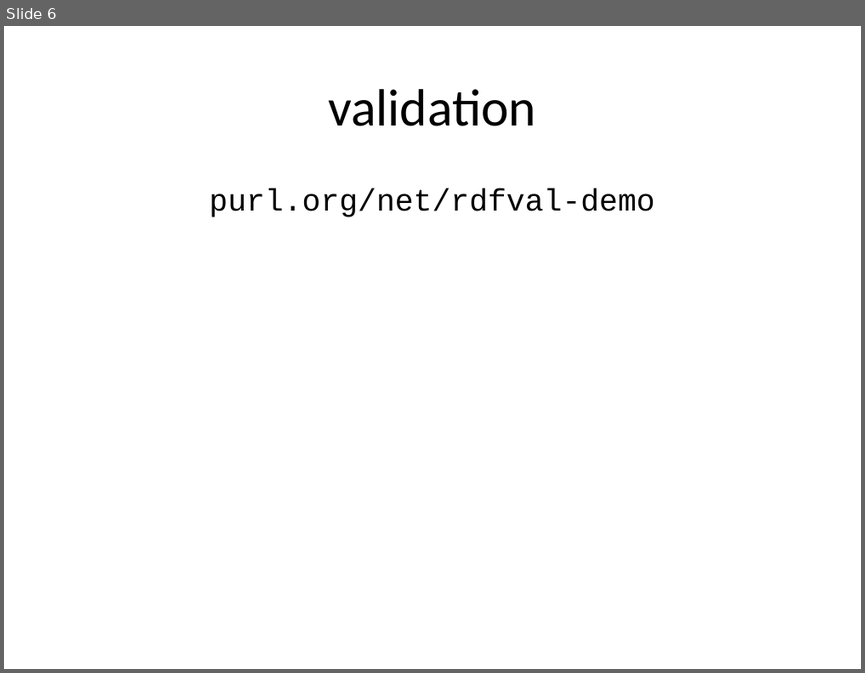
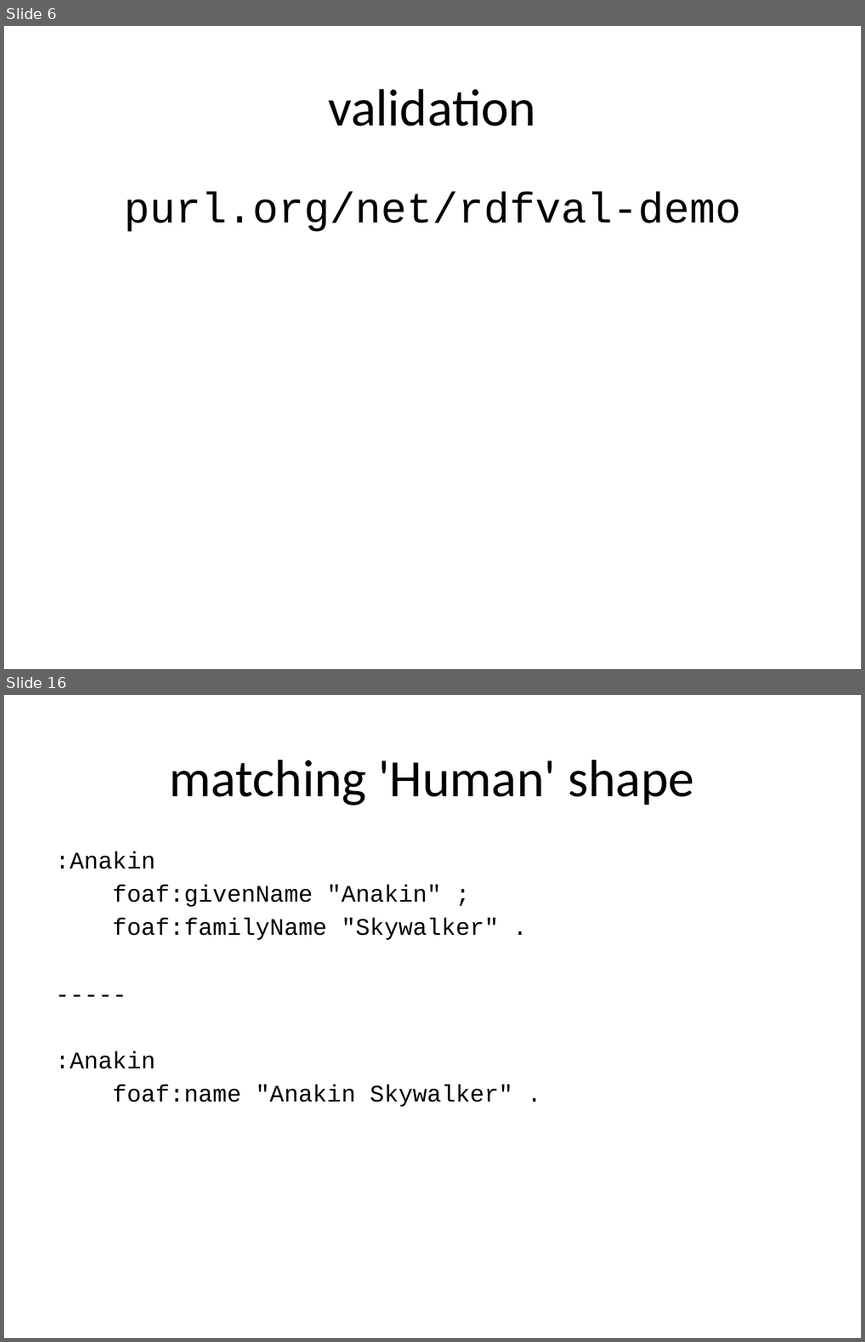
Before and after one commit to boschthomas/rdf-validation-research, a slide deck: presentations/Tutorial Thomas Bosch (DC 2014).pptx. Shown one above the other, each under a label of ours: slide 6 before the commit, slides 6 and 16 after it; the slides between them are not shown. The pictures are 865x673 and 865x1342 pixels, drawn with LibreOffice and Linux fonts; fonts in the diff are those of the drawing. Boxes give left, top, right and bottom in pixels: in the first picture for what was removed or moved away, otherwise in the second. Text is boxed around its words. In the diff, an @@ line names an element or a change of style, - is before the commit and + after.

```diff
--- a/presentations/Tutorial Thomas Bosch (DC 2014).pptx
+++ b/presentations/Tutorial Thomas Bosch (DC 2014).pptx
@@ slide 16 added at [4,695,861,1338], background #FFFFFF @@
@@ text added at [55,760,694,1106], 20 pt, text #000000 @@
+matching 'Human' shape
+:Anakin
+foaf:givenName "Anakin" ;
+foaf:familyName "Skywalker" .
+-----
+:Anakin
+foaf:name "Anakin Skywalker" .
@@ slide 6 changed as well @@
@@ text "purl.org/net/rdfval-demo" at [124,192,741,232]: size 26 to 36 pt; more space between paragraphs @@
```
Also in this commit, not shown: 3 other slides changed, 14 other slides added, 1 other file.
